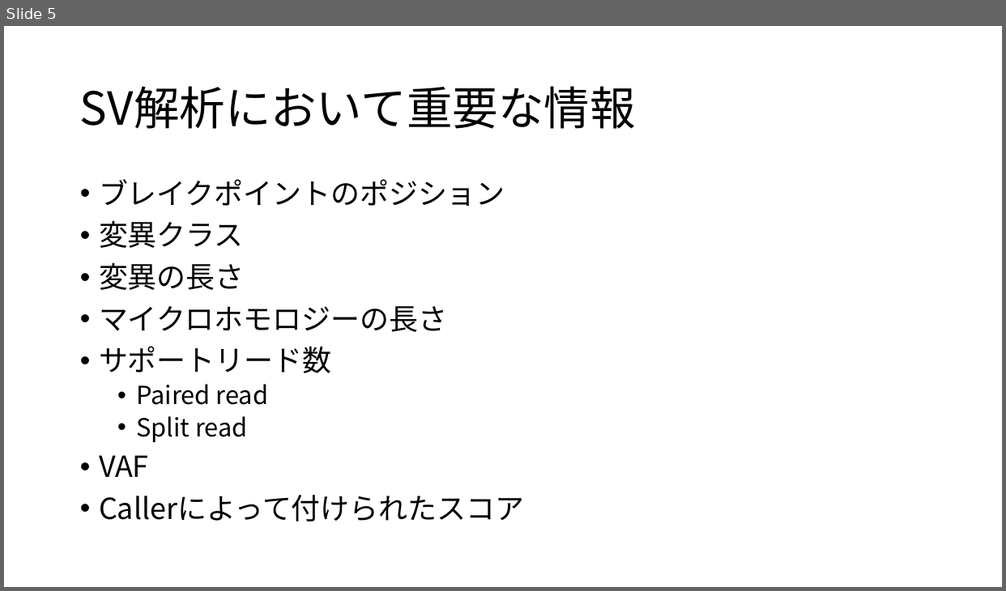
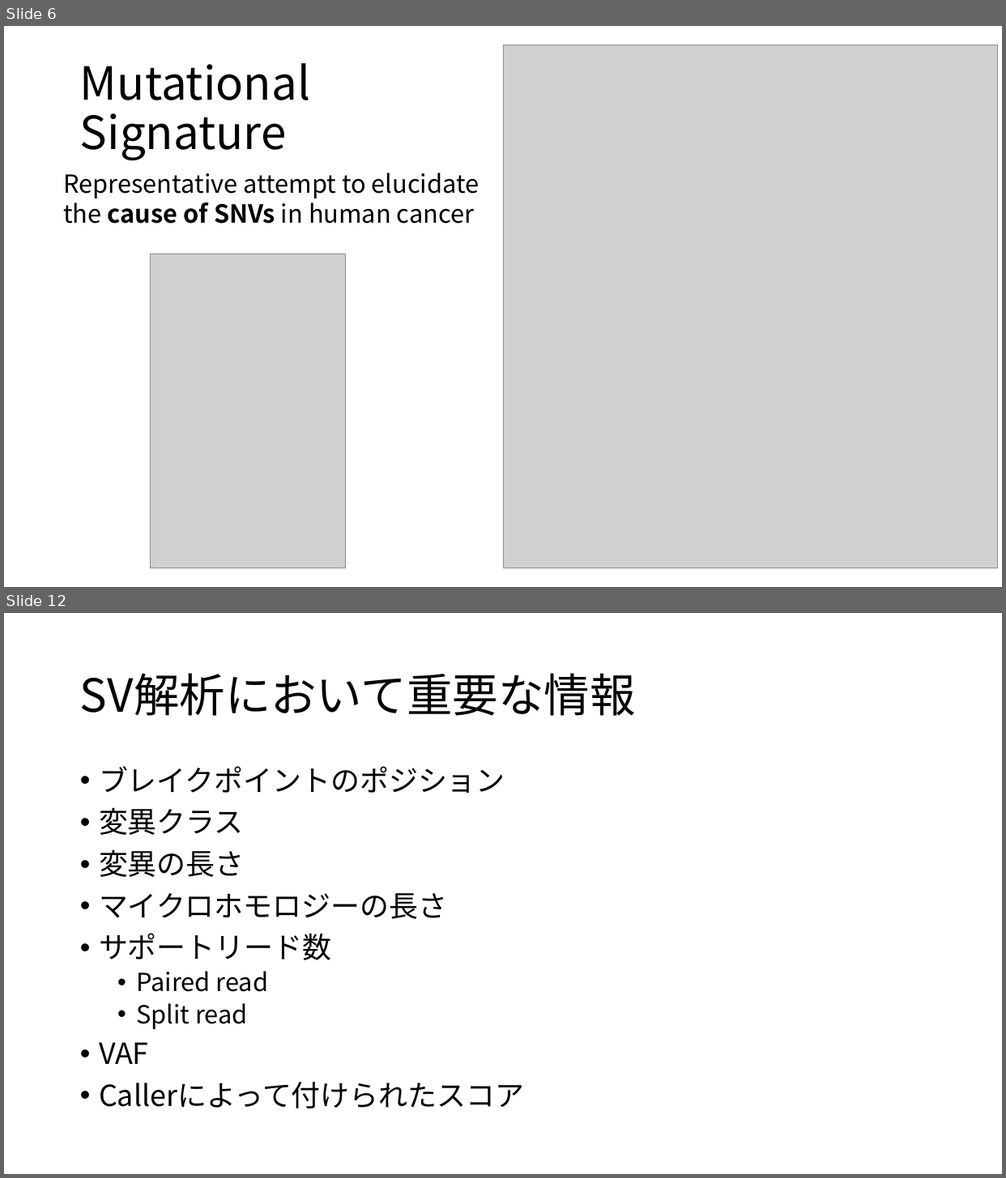
Before and after one commit to dermasugita/Viola-SV, a slide deck: resources/SV_parser.pptx. Shown one above the other, each under a label of ours: slide 5 before the commit, slides 6 and 12 after it; the slides between them are not shown. The pictures are 1006x591 and 1006x1178 pixels, drawn with LibreOffice and Linux fonts; fonts in the diff are those of the drawing; grey boxes stand for pictures. Boxes give left, top, right and bottom in pixels: in the first picture for what was removed or moved away, otherwise in the second. Text is boxed around its words. In the diff, an @@ line names an element or a change of style, - is before the commit and + after.

```diff
--- a/resources/SV_parser.pptx
+++ b/resources/SV_parser.pptx
@@ slide 6 added at (x1=4, y1=26, x2=1002, y2=587), background #FFFFFF @@
@@ picture added at (x1=503, y1=45, x2=998, y2=569) @@
@@ title added at (x1=80, y1=63, x2=310, y2=160), 44 pt, text #000000 @@
+Mutational Signature
@@ text added at (x1=63, y1=173, x2=479, y2=224), 24 pt, text #000000 @@
+Representative attempt to elucidate the cause of SNVs in human cancer
@@ picture added at (x1=150, y1=254, x2=345, y2=568) @@
@@ what was slide 5 is now slide 12 @@
```
Also in this commit, not shown: 5 slides changed, 7 other slides added, 1 slide removed, 10 other files.
